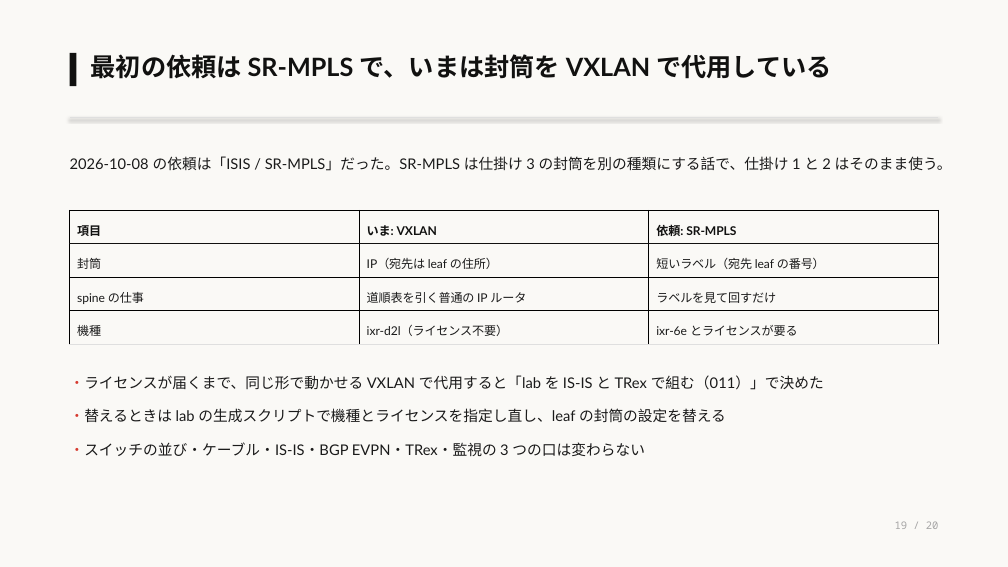
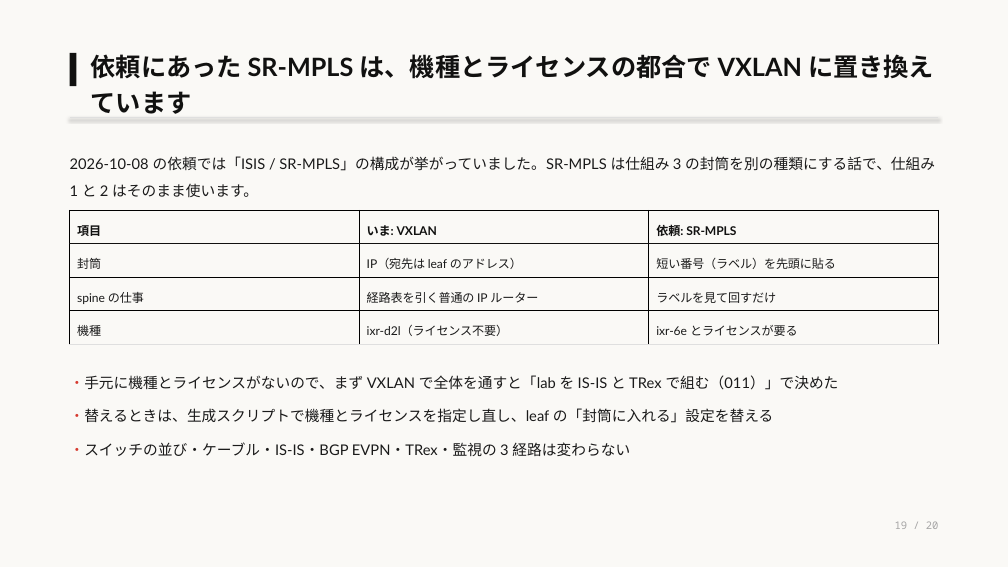
Before and after one commit to eddie-eights/nwc-poc, a slide deck: slide 19 of docs/lab-network-architecter.pptx. Drawn at 1008x567 pixels with LibreOffice and Linux fonts; fonts in the diff are those of the drawing. Boxes give left, top, right and bottom in pixels: in the first picture for what was removed or moved away, otherwise in the second. Text is boxed around its words. In the diff, an @@ line names an element or a change of style, - is before the commit and + after.

```diff
--- a/docs/lab-network-architecter.pptx
+++ b/docs/lab-network-architecter.pptx
@@ text at bbox=[91, 54, 934, 114]: text changed @@
-最初の依頼は SR-MPLS で、いまは封筒を VXLAN で代用している
+依頼にあった SR-MPLS は、機種とライセンスの都合で VXLAN に置き換えています
@@ text at bbox=[70, 156, 935, 197]: text changed @@
-2026-10-08 の依頼は「ISIS / SR-MPLS」だった。SR-MPLS は仕掛け 3 の封筒を別の種類にする話で、仕掛け 1 と 2 はそのまま使う。
+2026-10-08 の依頼では「ISIS / SR-MPLS」の構成が挙がっていました。SR-MPLS は仕組み 3 の封筒を別の種類にする話で、仕組み 1 と 2 はそのまま使います。
@@ table at bbox=[70, 210, 938, 344] @@
-row 2, column 2: IP（宛先は leaf の住所）
+row 2, column 2: IP（宛先は leaf のアドレス）
-row 2, column 3: 短いラベル（宛先 leaf の番号）
+row 2, column 3: 短い番号（ラベル）を先頭に貼る
-row 3, column 2: 道順表を引く普通の IP ルータ
+row 3, column 2: 経路表を引く普通の IP ルーター
@@ text at bbox=[70, 375, 839, 456]: text changed @@
-・ライセンスが届くまで、同じ形で動かせる VXLAN で代用すると「lab を IS-IS と TRex で組む（011）」で決めた
-・替えるときは lab の生成スクリプトで機種とライセンスを指定し直し、leaf の封筒の設定を替える
-・スイッチの並び・ケーブル・IS-IS・BGP EVPN・TRex・監視の 3 つの口は変わらない
+・手元に機種とライセンスがないので、まず VXLAN で全体を通すと「lab を IS-IS と TRex で組む（011）」で決めた
+・替えるときは、生成スクリプトで機種とライセンスを指定し直し、leaf の「封筒に入れる」設定を替える
+・スイッチの並び・ケーブル・IS-IS・BGP EVPN・TRex・監視の 3 経路は変わらない
```
Also in this commit, not shown: 19 other slides changed, 1 other file.
